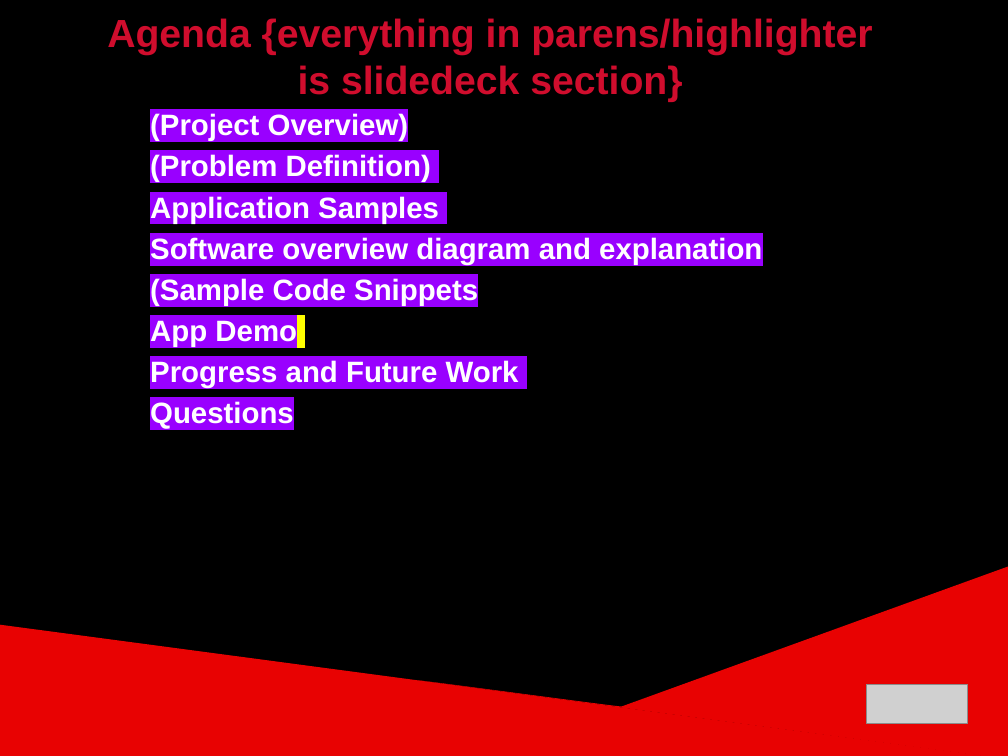
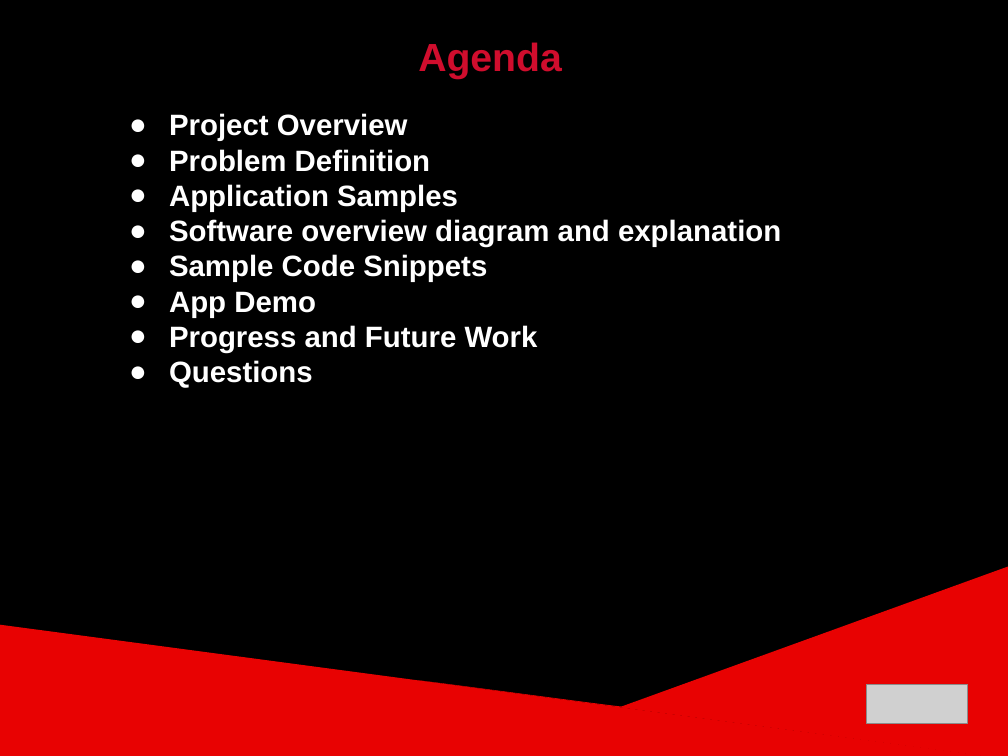
Before and after one commit to ckjarmon/CSUN-Dashboard, a slide deck: slide 2 of documentation/White Volley Girls - Final Project Presentation (Season 1).pptx. Drawn at 1008x756 pixels with LibreOffice and Linux fonts; fonts in the diff are those of the drawing; grey boxes stand for pictures. Boxes give left, top, right and bottom in pixels: in the first picture for what was removed or moved away, otherwise in the second. Text is boxed around its words. In the diff, an @@ line names an element or a change of style, - is before the commit and + after.

```diff
--- a/documentation/White Volley Girls - Final Project Presentation (Season 1).pptx
+++ b/documentation/White Volley Girls - Final Project Presentation (Season 1).pptx
@@ text at box(418, 42, 562, 79): text changed @@
-Agenda {everything in parens/highlighter is slidedeck section}
+Agenda
@@ text at box(169, 113, 430, 172): text changed @@
-• (Project Overview)
-• (Problem Definition)
+● Project Overview
+● Problem Definition
@@ text at box(169, 184, 781, 388): highlight #9900FF to #000000 in "Application Samples", "Software overview diagram and explanation", "App Demo", "Progress and Future Work" and 1 more places; bullet • to ●; less space between paragraphs; bullet colour #000000 to #FFFFFF @@
@@ text at box(169, 254, 487, 282): text changed @@
-• (Sample Code Snippets
+● Sample Code Snippets
```
Also in this commit, not shown: 1 slide added, 1 slide removed, 1 other file.
